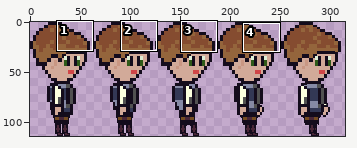
File history of a sprite sheet, EAR-3-RPG-game/Assets/player/animatie mers.png. The first picture is a wide view before the edit; the outline marks the close-up.
Close-up. Before the commit:
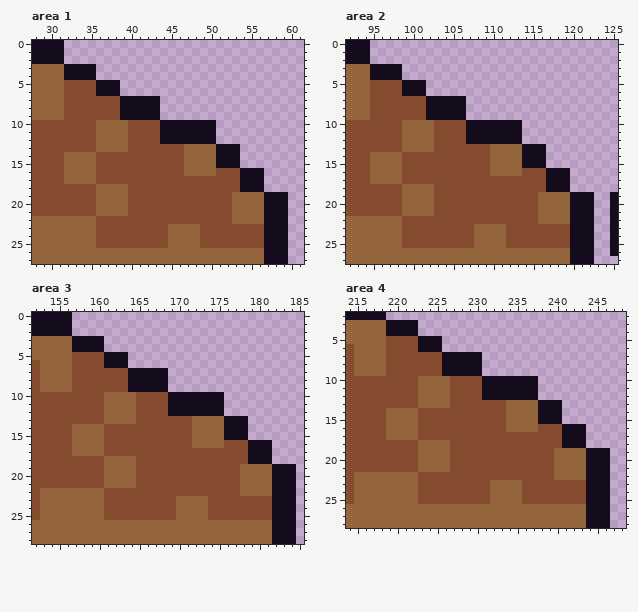
The file is 450x114 pixels. Pixels under 10% opacity are left out. Colours within 5 levels of each other are drawn and written as one. Shown: area 1: x 28..61, y 0..27; area 2: x 92..125, y 0..27; area 3: x 152..185, y 0..28; area 4: x 214..248, y 2..28. The wide view leaves out empty margins. The commit also changed other parts of the picture, which this record leaves out.
Now the later version:
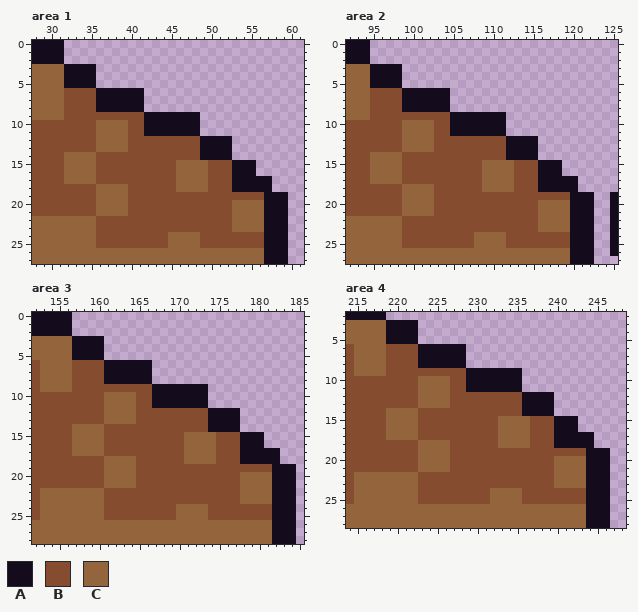
Palette (. is transparent): A #140c1c  B #854c30  C #94653c
What changed:
Area 1:
y 5: x 32..38 BBBBAAA -> AAAA...
y 6: x 39..41 ... -> AAA
y 7..8: x 36..38 BBB -> AAA; x 42..43 AA -> ..
y 9: x 39..41 AAA -> BBB; x 44..48 ..... -> AAAAA
y 10..11: x 42..43 BB -> AA; x 49..50 AA -> ..
y 12: x 44..48 AAAAA -> BBBBB; x 51..52 .. -> AA
y 13..14: x 47..50 CCCC -> BBAA; x 53 A -> .
y 15: x 46 B -> C; x 50..52 CAA -> BBB; x 54..55 .. -> AA
y 16: x 46 B -> C; x 50 C -> B; x 53 B -> A; x 56 A -> .
y 17..18: x 46..49 BBBB -> CCCC; x 53 B -> A; x 57 . -> A
y 19: x 53..56 CCCC -> BBBB
y 23: x 45..48 CCCC -> BBBB; x 53..56 BBBB -> CCCC
Area 2:
y 5: x 95..101 BBBBAAA -> AAAA...
y 6: x 102..104 ... -> AAA
y 7..8: x 99..101 BBB -> AAA; x 105..106 AA -> ..
y 9: x 102..104 AAA -> BBB; x 107..111 ..... -> AAAAA
y 10..11: x 105..106 BB -> AA; x 112..113 AA -> ..
y 12: x 107..111 AAAAA -> BBBBB; x 114..115 .. -> AA
y 13..14: x 110..113 CCCC -> BBAA; x 116 A -> .
y 15: x 109 B -> C; x 113..115 CAA -> BBB; x 117..118 .. -> AA
y 16: x 109 B -> C; x 113 C -> B; x 116 B -> A; x 119 A -> .
y 17..18: x 109..112 BBBB -> CCCC; x 116 B -> A; x 120 . -> A
y 19: x 116..119 CCCC -> BBBB
y 23: x 108..111 CCCC -> BBBB; x 116..119 BBBB -> CCCC
Area 3:
y 5: x 157..163 BBBBAAA -> AAAA...
y 6: x 164..166 ... -> AAA
y 7..8: x 161..163 BBB -> AAA; x 167..168 AA -> ..
y 9: x 164..166 AAA -> BBB; x 169..173 ..... -> AAAAA
y 10..11: x 167..168 BB -> AA; x 174..175 AA -> ..
y 12: x 169..173 AAAAA -> BBBBB; x 176..177 .. -> AA
y 13..14: x 172..175 CCCC -> BBAA; x 178 A -> .
y 15: x 171 B -> C; x 175..177 CAA -> BBB; x 179..180 .. -> AA
y 16: x 171 B -> C; x 175 C -> B; x 178 B -> A; x 181 A -> .
y 17..18: x 171..174 BBBB -> CCCC; x 178 B -> A; x 182 . -> A
y 19: x 178..181 CCCC -> BBBB
y 23: x 170..173 CCCC -> BBBB; x 178..181 BBBB -> CCCC
Area 4:
y 5: x 219..225 BBBBAAA -> AAAA...
y 6: x 226..228 ... -> AAA
y 7..8: x 223..225 BBB -> AAA; x 229..230 AA -> ..
y 9: x 226..228 AAA -> BBB; x 231..235 ..... -> AAAAA
y 10..11: x 229..230 BB -> AA; x 236..237 AA -> ..
y 12: x 231..235 AAAAA -> BBBBB; x 238..239 .. -> AA
y 13..14: x 234..237 CCCC -> BBAA; x 240 A -> .
y 15: x 233 B -> C; x 237..239 CAA -> BBB; x 241..242 .. -> AA
y 16: x 233 B -> C; x 237 C -> B; x 240 B -> A; x 243 A -> .
y 17..18: x 233..236 BBBB -> CCCC; x 240 B -> A; x 244 . -> A
y 19: x 240..243 CCCC -> BBBB
y 23: x 232..235 CCCC -> BBBB; x 240..243 BBBB -> CCCC
